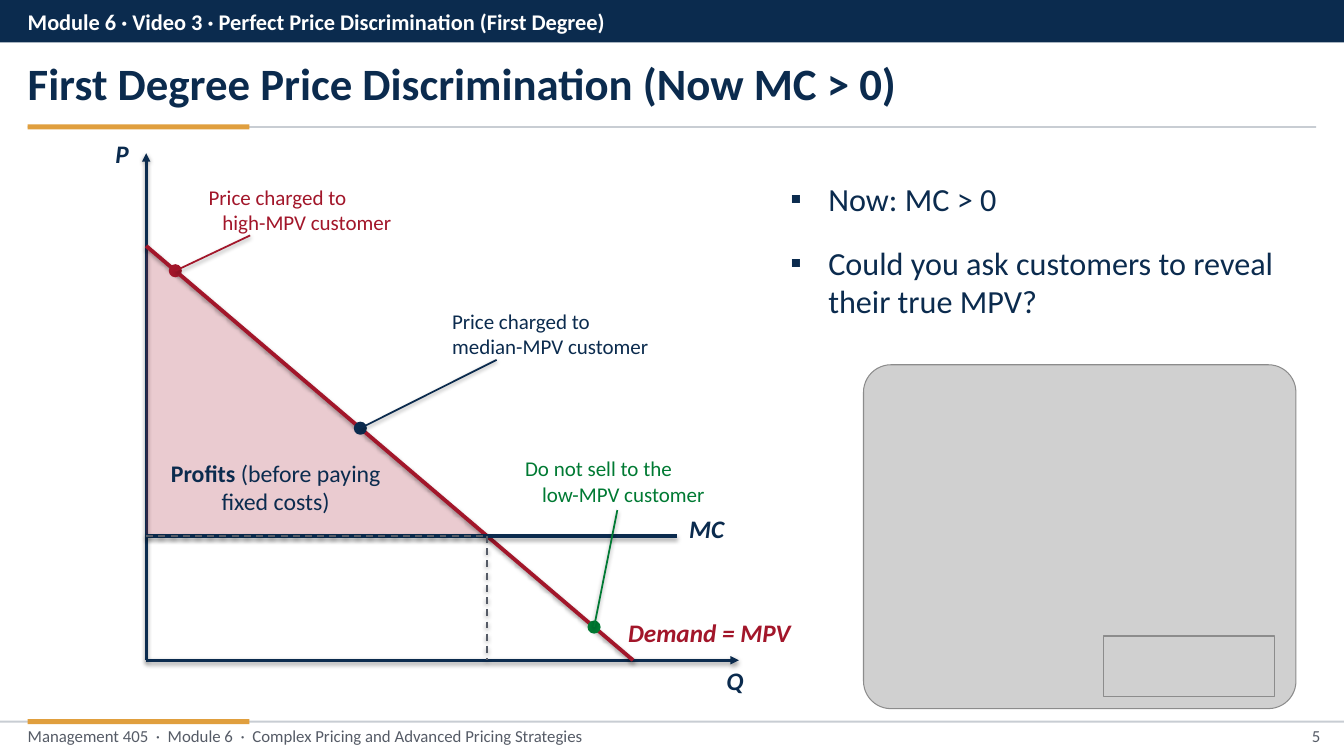
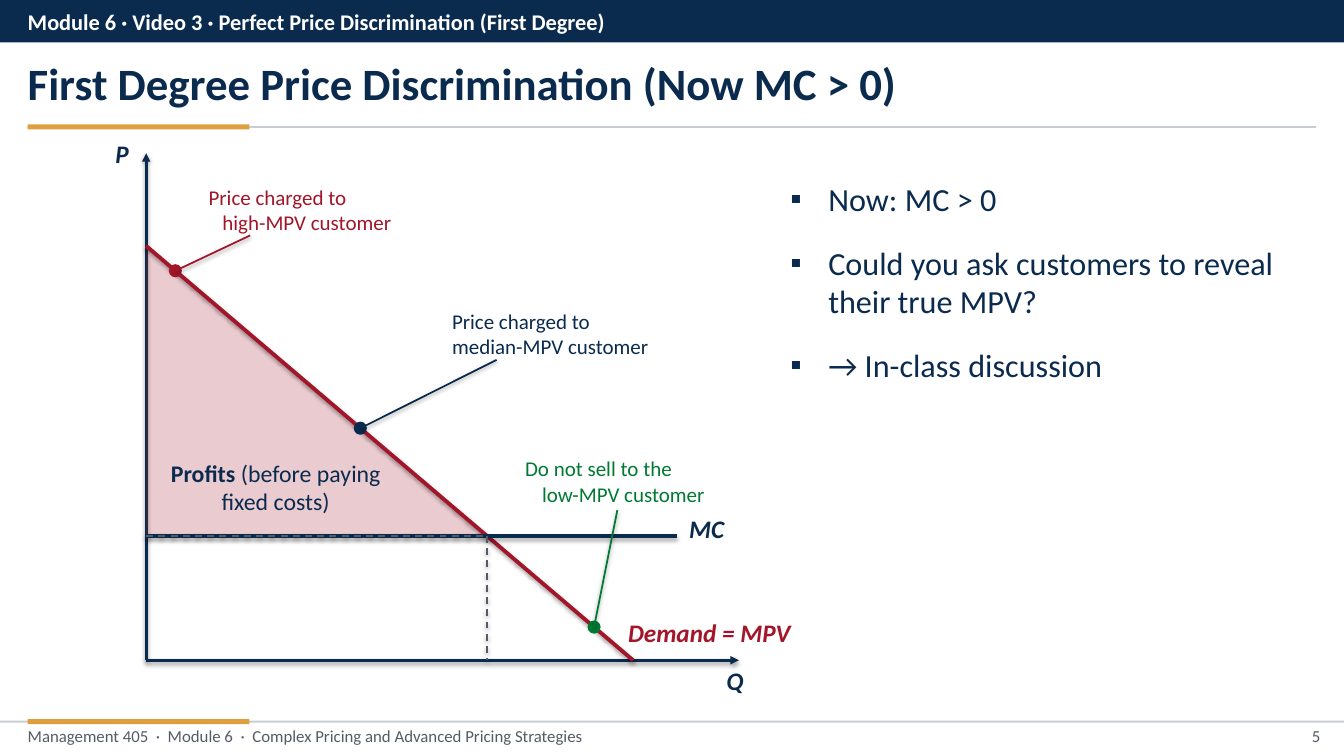
Before and after one commit to nvoigtla/MGMT-405-EMBA, a slide deck: slide 5 of slides/Module-6-Video-3-First-Degree-Price-Discrimination.pptx. Drawn at 1344x756 pixels with LibreOffice and Linux fonts; fonts in the diff are those of the drawing; grey boxes stand for pictures. Boxes give left, top, right and bottom in pixels: in the first picture for what was removed or moved away, otherwise in the second. Text is boxed around its words. In the diff, an @@ line names an element or a change of style, - is before the commit and + after.

```diff
--- a/slides/Module-6-Video-3-First-Degree-Price-Discrimination.pptx
+++ b/slides/Module-6-Video-3-First-Degree-Price-Discrimination.pptx
@@ text at (x1=865, y1=354, x2=1102, y2=378): paragraph added @@
+▪ → In-class discussion
@@ picture removed at (x1=864, y1=365, x2=1297, y2=709) @@
@@ picture removed at (x1=1104, y1=636, x2=1274, y2=697) @@
```
Also in this commit, not shown: 46 other files.
